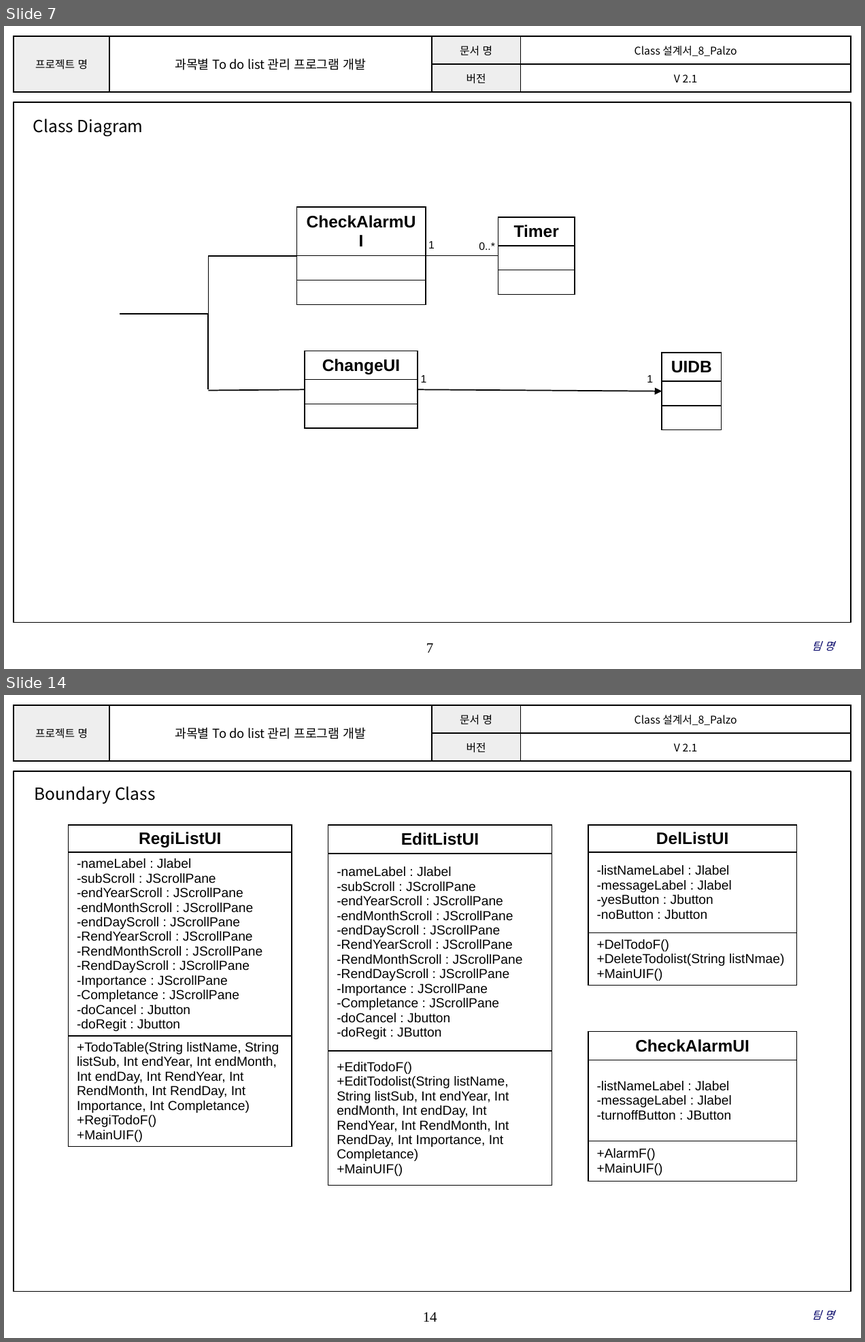
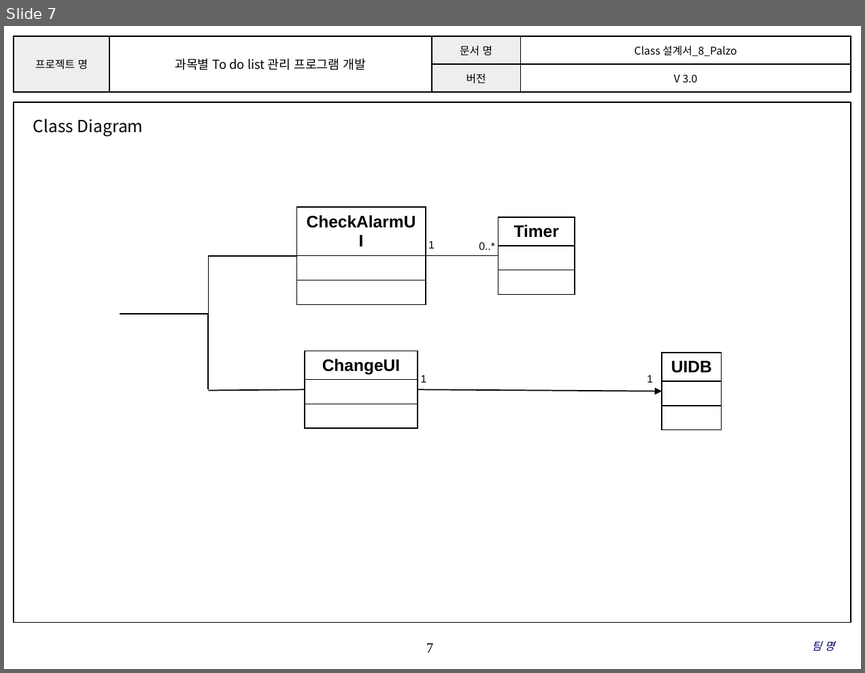
Before and after one commit to SMU-SE-Admin/18-1_8_PALZO_Doc, a slide deck: 03 설계/Class 설계서_8_Palzo.pptx. Shown one above the other, each under a label of ours: slides 7 and 14 before the commit, slide 7 after it; the slides between them are not shown. The pictures are 865x1342 and 865x673 pixels, drawn with LibreOffice and Linux fonts; fonts in the diff are those of the drawing; background and template pictures are left out. Boxes give left, top, right and bottom in pixels: in the first picture for what was removed or moved away, otherwise in the second. Text is boxed around its words. In the diff, an @@ line names an element or a change of style, - is before the commit and + after.

Commit message:
#1101 Class 설계서 작성
클래스 속성 및 메소드 한글화, 수정
에러 UI 클래스 추가

```diff
--- a/03 설계/Class 설계서_8_Palzo.pptx
+++ b/03 설계/Class 설계서_8_Palzo.pptx
@@ slide 14 removed at (4,695,861,1338), background #FFFFFF; not listed: 3 template elements that a slide beside it also shows @@
@@ text removed at (35,786,155,804) @@
-Boundary Class
@@ table removed at (68,824,292,1200), 3 rows, 1 columns @@
-RegiListUI
--nameLabel : Jlabel / -subScroll : JScrollPane / -endYearScroll : JScrollPane / -endMonthScroll : JScrollPane / -endDayScroll : JScrollPane / -RendYearScroll : JScrollPane / -RendMonthScroll : JScrollPane / -RendDayScroll : JScrollPane / -Importance : JScrollPane / -Completance : JScrollPane / -doCancel : Jbutton / -doRegit : Jbutton
-+TodoTable(String listName, String listSub, Int endYear, Int endMonth, Int endDay, Int RendYear, Int RendMonth, Int RendDay, Int Importance, Int Completance) / +RegiTodoF() / +MainUIF()
@@ table removed at (328,824,551,1200), 3 rows, 1 columns @@
-EditListUI
--nameLabel : Jlabel / -subScroll : JScrollPane / -endYearScroll : JScrollPane / -endMonthScroll : JScrollPane / -endDayScroll : JScrollPane / -RendYearScroll : JScrollPane / -RendMonthScroll : JScrollPane / -RendDayScroll : JScrollPane / -Importance : JScrollPane / -Completance : JScrollPane / -doCancel : Jbutton / -doRegit : JButton
-+EditTodoF() / +EditTodolist(String listName, String listSub, Int endYear, Int endMonth, Int endDay, Int RendYear, Int RendMonth, Int RendDay, Int Importance, Int Completance) / +MainUIF()
@@ table removed at (588,824,797,1005), 3 rows, 1 columns @@
-DelListUI
--listNameLabel : Jlabel / -messageLabel : Jlabel / -yesButton : Jbutton / -noButton : Jbutton
-+DelTodoF() +DeleteTodolist(String listNmae) / +MainUIF()
@@ table removed at (588,1032,797,1181), 3 rows, 1 columns @@
-CheckAlarmUI
--listNameLabel : Jlabel / -messageLabel : Jlabel / -turnoffButton : JButton
-+AlarmF() / +MainUIF()
@@ text removed at (811,1310,834,1320) @@
-팀 명
@@ slide 7 changed as well @@
@@ table at (14,36,851,92) @@
-row 2, column 4: V 2.1
+row 2, column 4: V 3.0
```
Also in this commit, not shown: 10 other slides changed, 2 slides added, 1 other slide removed.
